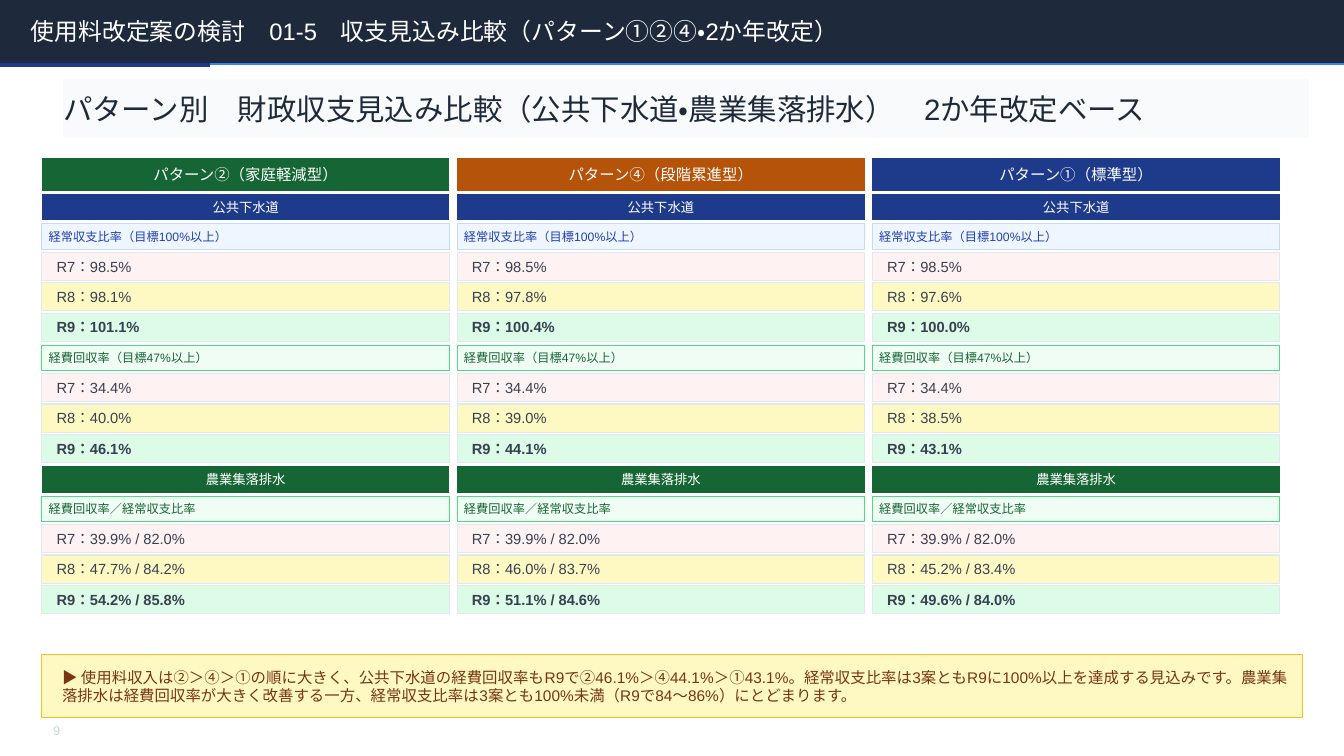
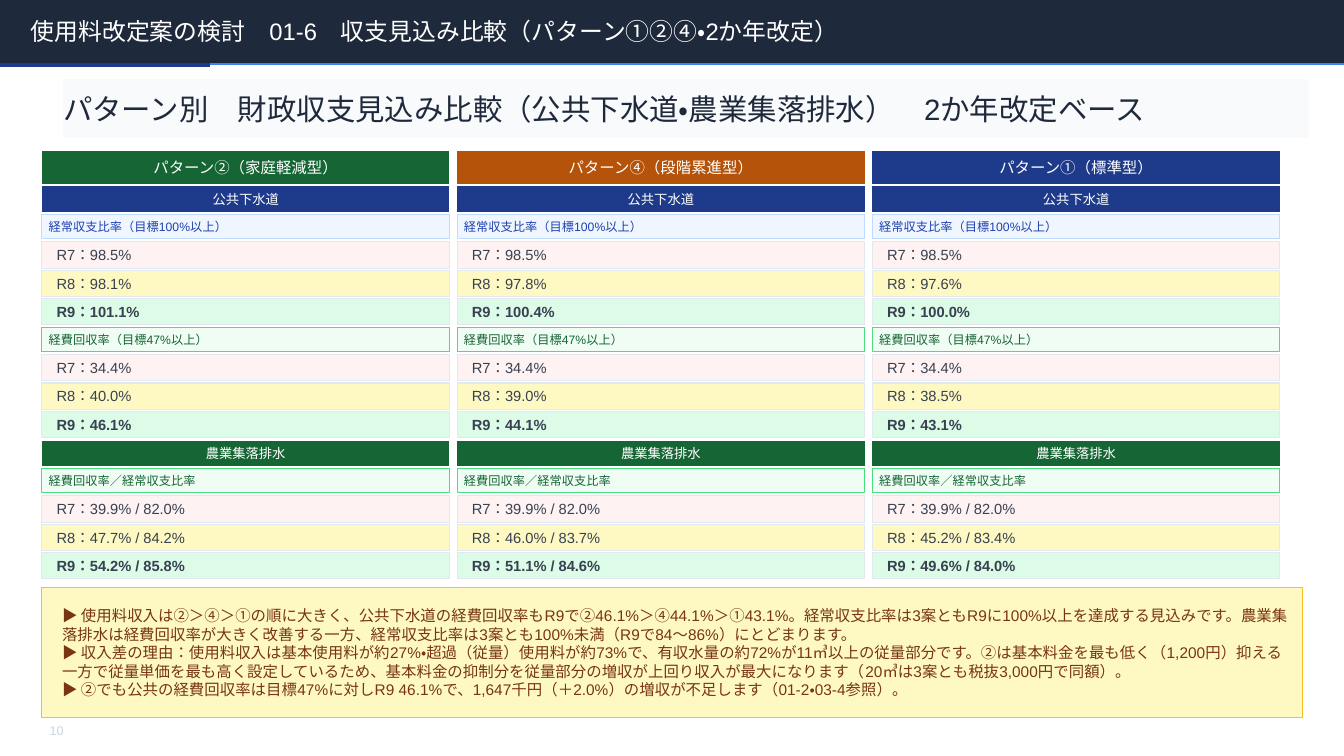
Before and after one commit to ryowakayama-gif/repository, a slide deck: slide 10 of rokko_sewage_council/output/六戸町_第2回審議会資料.pptx (slide 9 before the commit). Drawn at 1344x756 pixels with LibreOffice and Linux fonts; fonts in the diff are those of the drawing. Boxes give left, top, right and bottom in pixels: in the first picture for what was removed or moved away, otherwise in the second. Text is boxed around its words. In the diff, an @@ line names an element or a change of style, - is before the commit and + after.

```diff
--- a/rokko_sewage_council/output/六戸町_第2回審議会資料.pptx
+++ b/rokko_sewage_council/output/六戸町_第2回審議会資料.pptx
@@ text in freeform shape at (x1=31, y1=19, x2=838, y2=42): text changed @@
-使用料改定案の検討 01-5 収支見込み比較（パターン①②④・2か年改定）
+使用料改定案の検討 01-6 収支見込み比較（パターン①②④・2か年改定）
@@ 6 freeform shapes moved together from (x1=42, y1=157, x2=1279, y2=220) to (x1=42, y1=151, x2=1279, y2=212) @@
@@ 6 freeform shapes moved together from (x1=42, y1=224, x2=1279, y2=280) to (x1=42, y1=215, x2=1279, y2=268) @@
@@ 9 freeform shapes moved together from (x1=42, y1=283, x2=1279, y2=370) to (x1=42, y1=270, x2=1279, y2=352) @@
@@ 6 freeform shapes moved together from (x1=42, y1=374, x2=1279, y2=433) to (x1=42, y1=355, x2=1279, y2=409) @@
@@ 9 freeform shapes moved together from (x1=42, y1=435, x2=1279, y2=521) to (x1=42, y1=411, x2=1279, y2=493) @@
@@ 6 freeform shapes moved together from (x1=42, y1=525, x2=1279, y2=584) to (x1=42, y1=496, x2=1279, y2=551) @@
@@ 3 freeform shapes moved together from (x1=42, y1=586, x2=1279, y2=614) to (x1=42, y1=553, x2=1279, y2=579) @@
@@ freeform shape "▶ 使用料収入は②＞④＞①の順に大きく、公共下水道の経費回収率もR9で②46.1%＞④44.1%＞①43.1%。経常収支 ..." resized from (x1=42, y1=655, x2=1303, y2=718) to (x1=42, y1=588, x2=1303, y2=718) @@
@@ text in freeform shape at (x1=62, y1=644, x2=1282, y2=697): paragraphs added @@
+▶ 収入差の理由：使用料収入は基本使用料が約27%・超過（従量）使用料が約73%で、有収水量の約72%が11㎥以上の従量部分です。②は基本料金を最も低く（1,200円）抑える一方で従量単価を最も高く設定しているため、基本料金の抑制分を従量部分の増収が上回り収入が最大になります（20㎥は3案とも税抜3,000円で同額）。
+▶ ②でも公共の経費回収率は目標47%に対しR9 46.1%で、1,647千円（＋2.0%）の増収が不足します（01-2・03-4参照）。
@@ text in freeform shape at (x1=50, y1=727, x2=64, y2=735): text changed @@
-9
+10
```
Also in this commit, not shown: 32 other slides changed, 2 slides added, 7 other files.
